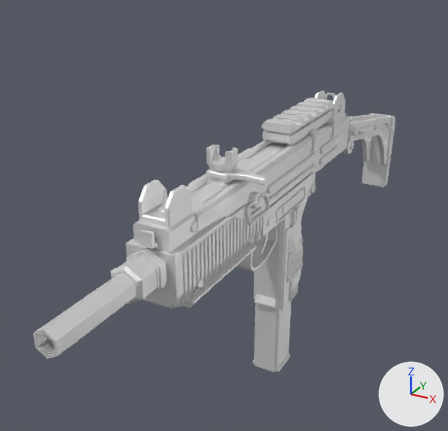
An edit to the Blender file NBender/Armi/SMG_Rig.blend, drawn before and after from the same camera.
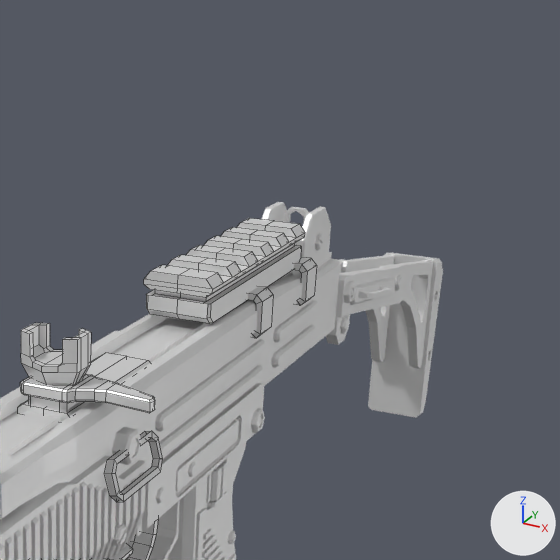
Each version is shown whole from a camera (50 mm lens) standing at (0.291, -0.643, 0.305) and looking at (-0.076, 0.023, -0.028), then close up on the part from 44% to 100% of the width and 0% to 58% of the height. Every picture has the same lights, and +X, +Y and +Z are marked at lower right. The close-ups show mesh edges as thin lines.

The scene before the commit, as lines of its bpy script (objects in view):
```python
me_cube_001 = bpy.data.meshes.new('Cube.001')
me_cube_001.from_pydata(...)  # 41 vertices, 38 faces; spans x 0.0258..0.0349, y 0.0376..0.0589, z 0.0713..0.1213
me_cube_001.materials.append(mat_modern_weapon_pack_vol_01)  # its picture is missing
me_cube_910 = bpy.data.meshes.new('Cube.910')
me_cube_910.from_pydata(...)  # 51 vertices, 48 faces; spans x -0.01..0.01, y -0.0388..0.003, z -0.0053..0.0127
me_cube_910.materials.append(mat_modern_weapon_pack_vol_01)  # its picture is missing
me_cylinder_428 = bpy.data.meshes.new('Cylinder.428')
me_cylinder_428.from_pydata(...)  # 584 vertices, 496 faces; spans x -0.036..0.036, y -0.175..0.014, z -0.281..0.013
me_cylinder_428.materials.append(mat_modern_weapon_pack_vol_01)  # its picture is missing
ob_smg_m_csx = bpy.data.objects.new('SMG_M_CSx', me_cube_001)
ob_smg_m_csx.location = (0.0, -0.0005, 0.0)
ob_smg_m_csx.rotation_euler = (1.571, 0.0, 0.0)  # degrees (90, 0, 0)
ob_smg_m_stock = bpy.data.objects.new('SMG_M_Stock', me_cylinder_428)
ob_smg_m_stock.location = (0.0, 0.235, 0.0475)
ob_smg_m_stock.rotation_euler = (1.571, 0.0, 0.0)  # degrees (90, 0, 0)
ob_smg_m_trigger = bpy.data.objects.new('SMG_M_Trigger', me_cube_910)
ob_smg_m_trigger.location = (0.0, -0.0278, 0.002)
ob_smg_m_trigger.rotation_euler = (1.571, 0.0, 0.0)  # degrees (90, 0, 0)
# also in view: 'SMG_M_Rail' at (0.0, 0.088, 0.087); 'SMG_M_Receiver' at (0.0, -0.013, -0.01); 'SMG_M_Bolt' at (0.018, -0.088, 0.097)
```
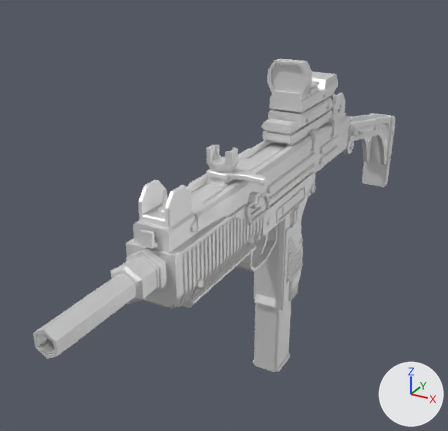
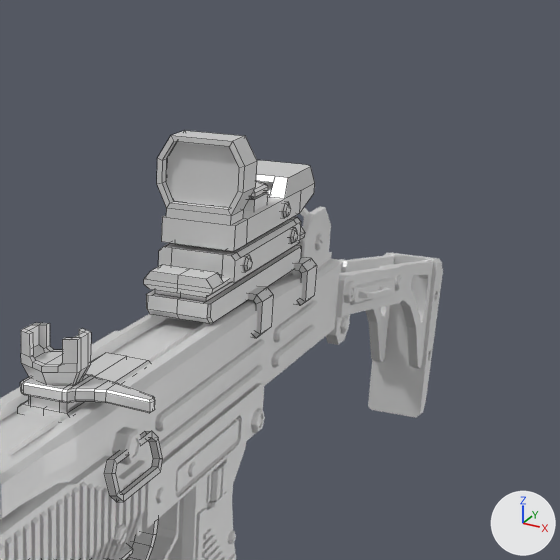
Boxes (x1, y1, x2, y2) around the edits, measured in the close-ups (560 x 560 px):
'Optic_B', added: after (157, 131, 315, 283)
'Optic_B_Lens', added: after (166, 142, 239, 208)

The change, as a diff of the scene's bpy script:
```diff
--- a/NBender/Armi/SMG_Rig.blend.py
+++ b/NBender/Armi/SMG_Rig.blend.py
@@ mat_modern_weapon_pack_vol_002 @@
+mat_modern_weapon_pack_vol_002 = principled_material('Modern Weapon Pack Vol.002')
+mat_modern_weapon_pack_vol_002.base_color = (0.8, 0.8, 0.8)  # white #e7e7e7
+mat_modern_weapon_pack_vol_002.metallic = 0.5
@@ me_立方体_463 @@
+me_立方体_463.from_pydata(...)  # 288 vertices, 235 faces; spans x -0.025..0.025, y -0.0037..0.0712, z -0.0725..0.0575
+me_立方体_463.materials.append(mat_modern_weapon_pack_vol_002)  # its picture is missing
@@ me_立方体_006 @@
+me_立方体_006.from_pydata(...)  # 32 vertices, 20 faces; spans x -0.022..0.022, y -0.0164..0.0164, z -0.0038..0.0038
+me_立方体_006.materials.append(mat_modern_weapon_pack_vol_002)  # its picture is missing
@@ ob_optic_b_lens @@
+ob_optic_b_lens = bpy.data.objects.new('Optic_B_Lens', me_立方体_006)
+ob_optic_b_lens.parent = ob_optic_b
+ob_optic_b_lens.location = (0.0, 0.0518, 0.0488)
@@ ob_optic_b @@
+ob_optic_b = bpy.data.objects.new('Optic_B', me_立方体_463)
+ob_optic_b.location = (0.0, 0.0965, 0.1065)
+ob_optic_b.rotation_euler = (1.571, 0.0, 0.0)  # degrees (90, 0, 0)
```
